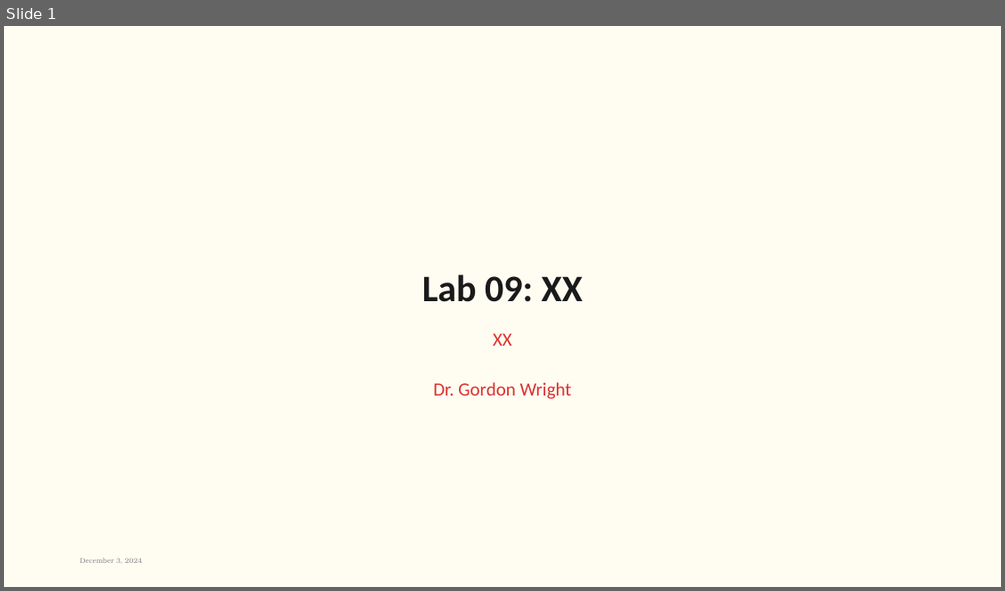
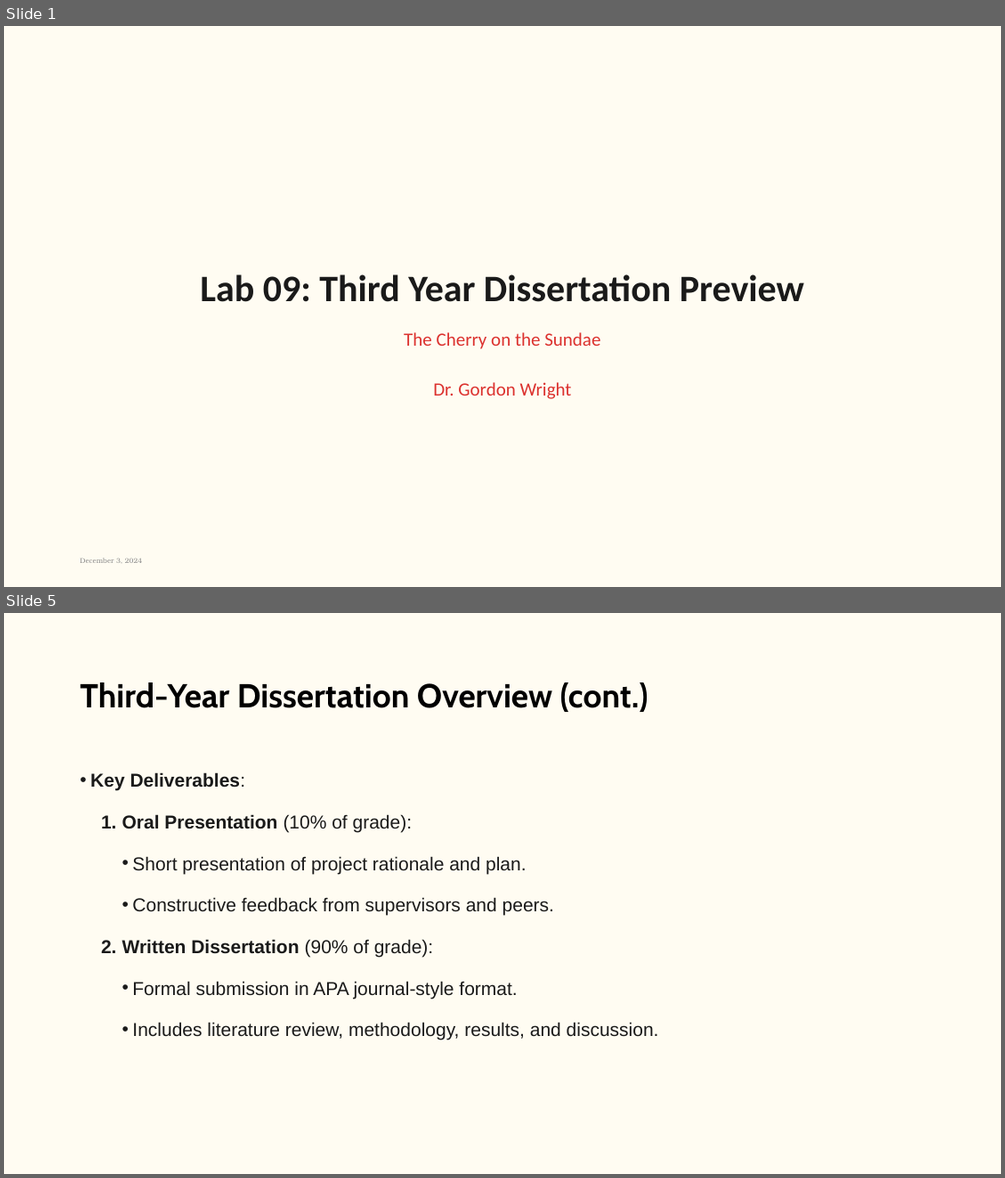
Before and after one commit to LittleMonkeyLab/PS52007Dslides, a slide deck: week09/lab.pptx. Shown one above the other, each under a label of ours: slide 1 before the commit, slides 1 and 5 after it; the slides between them are not shown. The pictures are 1005x591 and 1005x1178 pixels, drawn with LibreOffice and Linux fonts; fonts in the diff are those of the drawing; background and template pictures are left out. Boxes give left, top, right and bottom in pixels: in the first picture for what was removed or moved away, otherwise in the second. Text is boxed around its words. In the diff, an @@ line names an element or a change of style, - is before the commit and + after.

```diff
--- a/week09/lab.pptx
+++ b/week09/lab.pptx
@@ slide 5 added at box(4, 613, 1001, 1174), background #FFFCF2 @@
@@ title added at box(80, 682, 648, 712), 32 pt, text #000000, bold @@
+Third-Year Dissertation Overview (cont.)
@@ text added at box(90, 772, 659, 1040), 18 pt, text #1A1A1A @@
+• Key Deliverables:
+  1. Oral Presentation (10% of grade):
+    • Short presentation of project rationale and plan.
+    • Constructive feedback from supervisors and peers.
+  2. Written Dissertation (90% of grade):
+    • Formal submission in APA journal-style format.
+    • Includes literature review, methodology, results, and discussion.
@@ slide 1 changed as well @@
@@ title at box(200, 274, 804, 302): text changed @@
-Lab 09: XX
+Lab 09: Third Year Dissertation Preview
@@ subtitle at box(404, 332, 600, 399): text changed @@
-XX
-Dr. Gordon Wright
+The Cherry on the Sundae
+Dr. Gordon Wright
```
Also in this commit, not shown: 16 other slides added, 2 slides removed, 37 other files.
